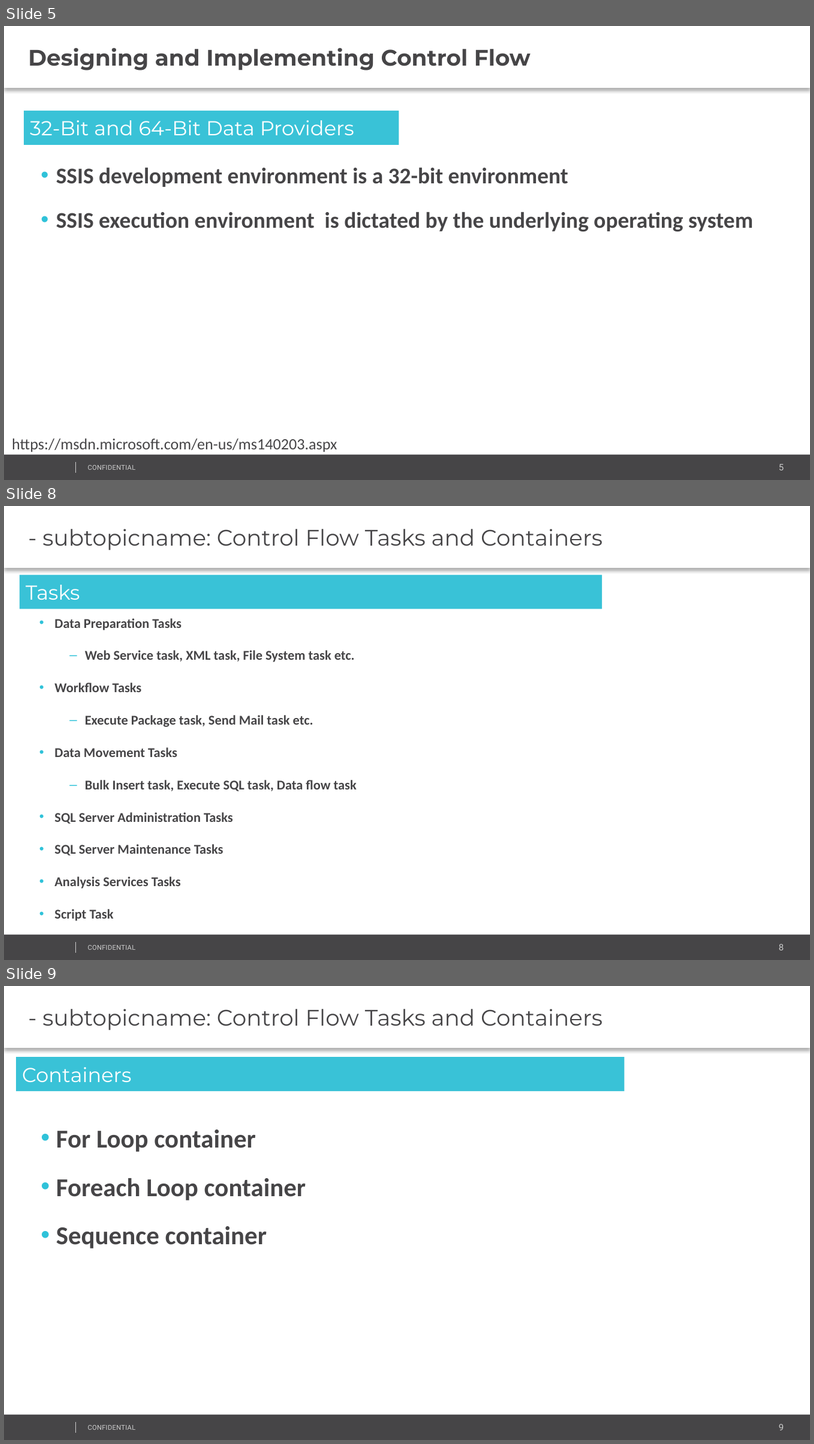
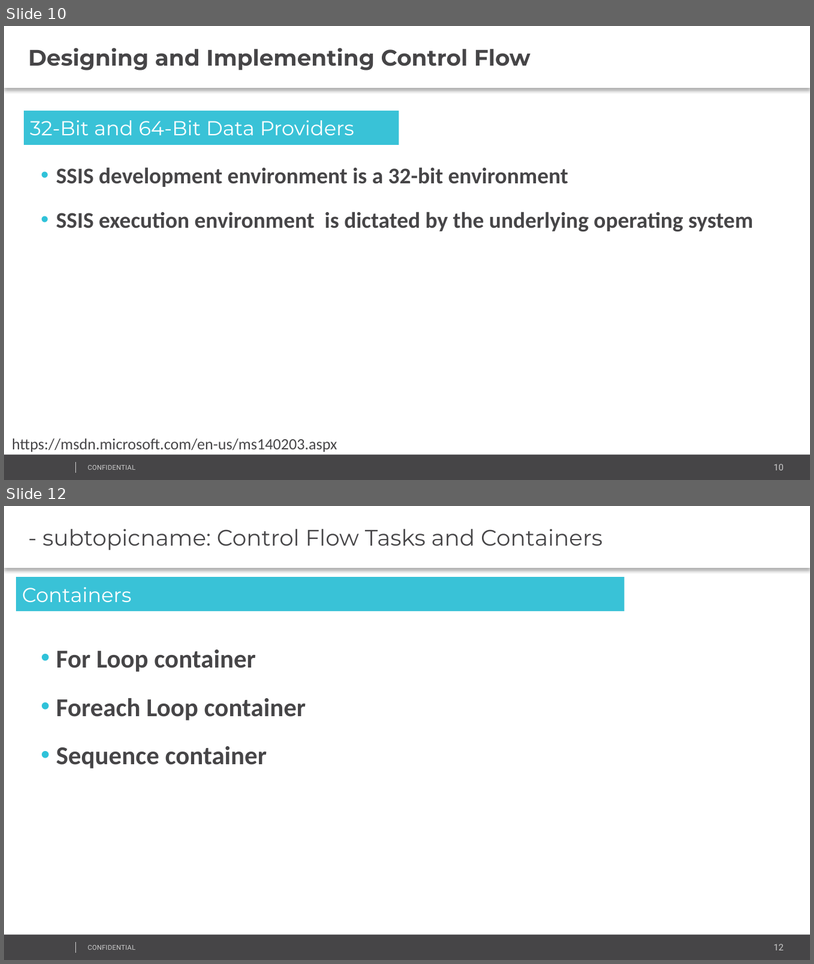
Before and after one commit to AndreyQC/MSBI.Lab, a slide deck: MSBI.Lecture.14/MSBI.Dev.S19E14.pptx. Shown one above the other, each under a label of ours: slides 5, 8 and 9 before the commit, slides 10 and 12 after it; the slides between them are not shown. The pictures are 814x1444 and 814x964 pixels, drawn with LibreOffice and Linux fonts; fonts in the diff are those of the drawing; background and template pictures are left out. Boxes give left, top, right and bottom in pixels: in the first picture for what was removed or moved away, otherwise in the second. Text is boxed around its words. In the diff, an @@ line names an element or a change of style, - is before the commit and + after.

```diff
--- a/MSBI.Lecture.14/MSBI.Dev.S19E14.pptx
+++ b/MSBI.Lecture.14/MSBI.Dev.S19E14.pptx
@@ slide 8 removed at box(4, 506, 810, 960), background #FFFFFF; not listed: 4 template elements that a slide beside it also shows @@
@@ text removed at box(4, 506, 810, 568) @@
-- subtopicname: Control Flow Tasks and Containers
@@ rectangle removed at box(20, 574, 602, 609) @@
-Tasks
@@ text removed at box(54, 618, 357, 888) @@
-    • Data Preparation Tasks
-      – Web Service task, XML task, File System task etc.
-    • Workflow Tasks
-      – Execute Package task, Send Mail task etc.
-    • Data Movement Tasks
-      – Bulk Insert task, Execute SQL task, Data flow task
-    • SQL Server Administration Tasks
-    • SQL Server Maintenance Tasks
-    • Analysis Services Tasks
-    • Script Task
@@ what was slide 5 is now slide 10 @@
@@ page number at box(774, 463, 784, 470): text changed @@
-5
+10
@@ what was slide 9 is now slide 12 @@
@@ page number at box(774, 943, 784, 950): text changed @@
-9
+12
```
Also in this commit, not shown: 1 slide changed, 10 slides added, 4 other slides removed, 1 other file.
